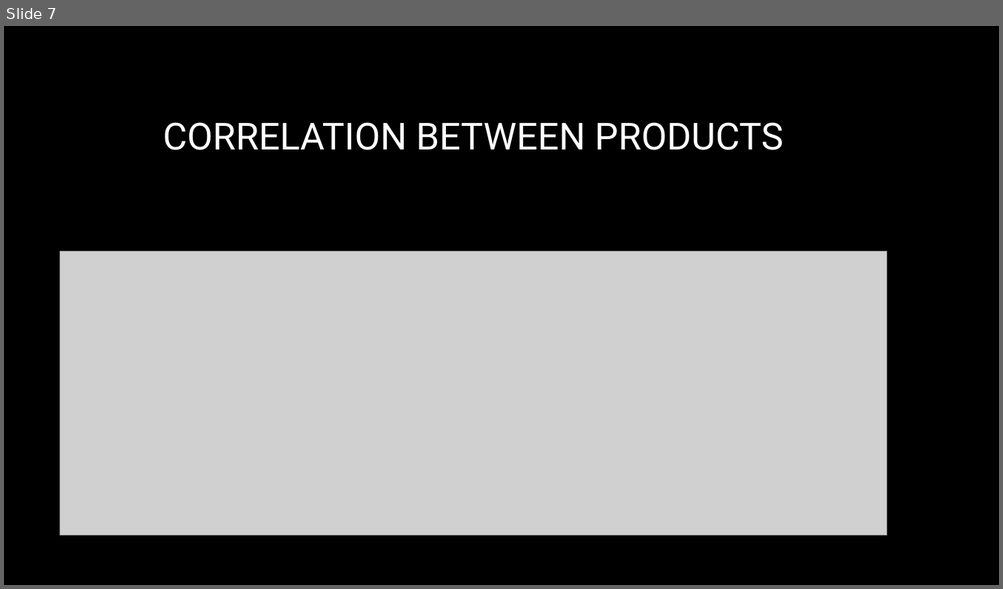
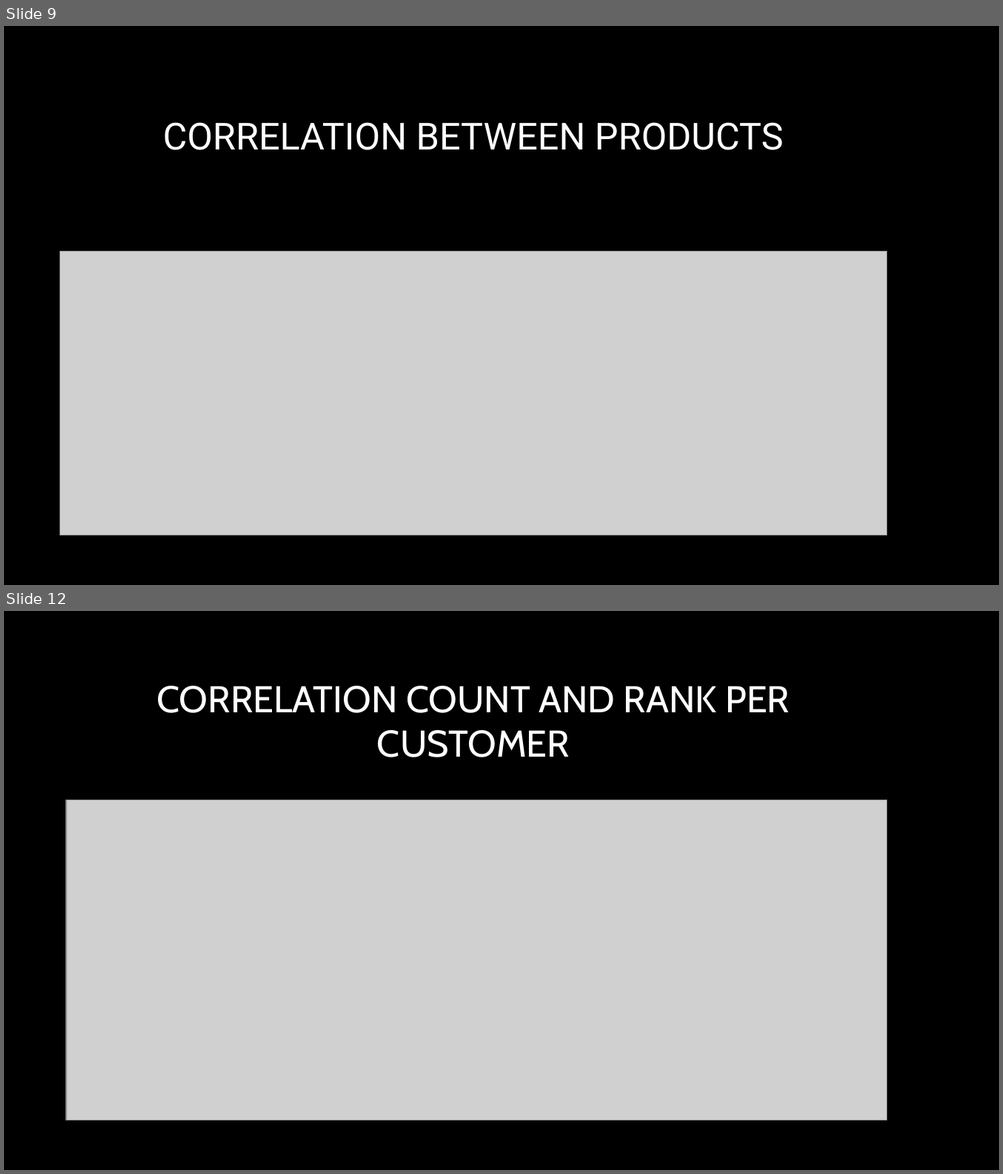
Before and after one commit to Ron-17/Portfolio-Project_SQL, a slide deck: SQL PORTFOLIO PROJECT New.pptm. Shown one above the other, each under a label of ours: slide 7 before the commit, slides 9 and 12 after it; the slides between them are not shown. The pictures are 1003x589 and 1003x1174 pixels, drawn with LibreOffice and Linux fonts; fonts in the diff are those of the drawing; grey boxes stand for pictures; background and template pictures are left out. Boxes give left, top, right and bottom in pixels: in the first picture for what was removed or moved away, otherwise in the second. Text is boxed around its words. In the diff, an @@ line names an element or a change of style, - is before the commit and + after.

```diff
--- a/SQL PORTFOLIO PROJECT New.pptm
+++ b/SQL PORTFOLIO PROJECT New.pptm
@@ slide 12 added at <box>4,611,999,1170</box>, background picture (left out) @@
@@ title added at <box>157,686,789,758</box>, 36 pt, text #FFFFFF @@
+CORRELATION COUNT AND RANK PER CUSTOMER
@@ picture added at <box>66,800,887,1121</box> @@
@@ what was slide 7 is now slide 9 @@
```
Also in this commit, not shown: 4 other slides added.
